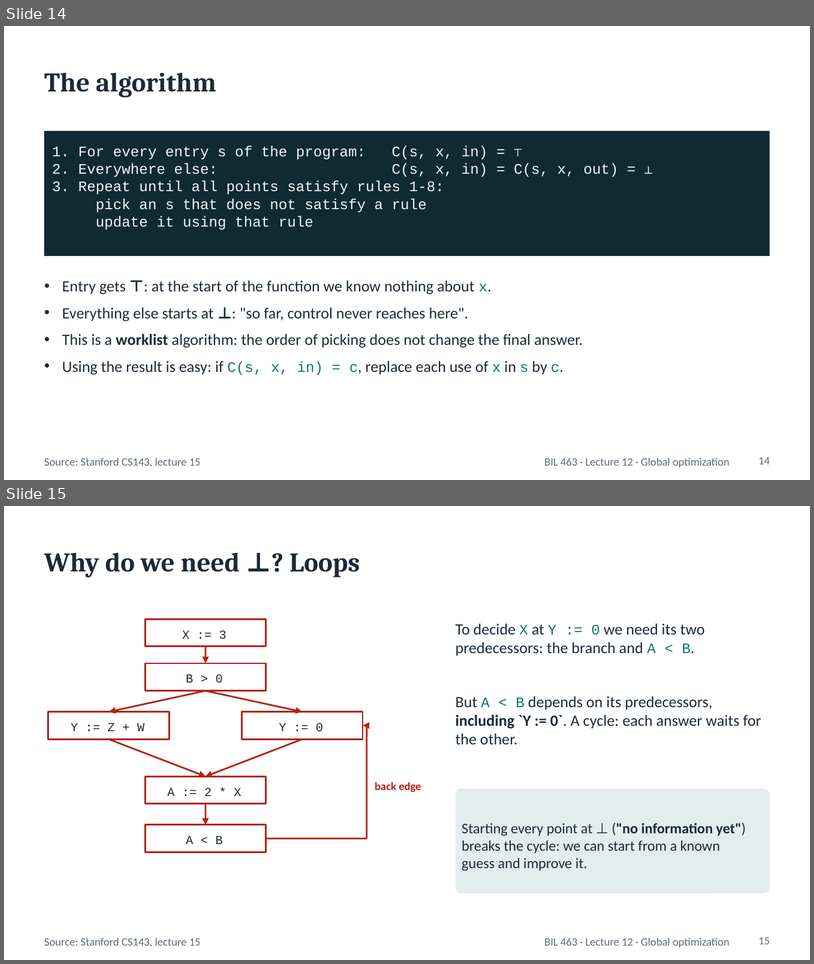
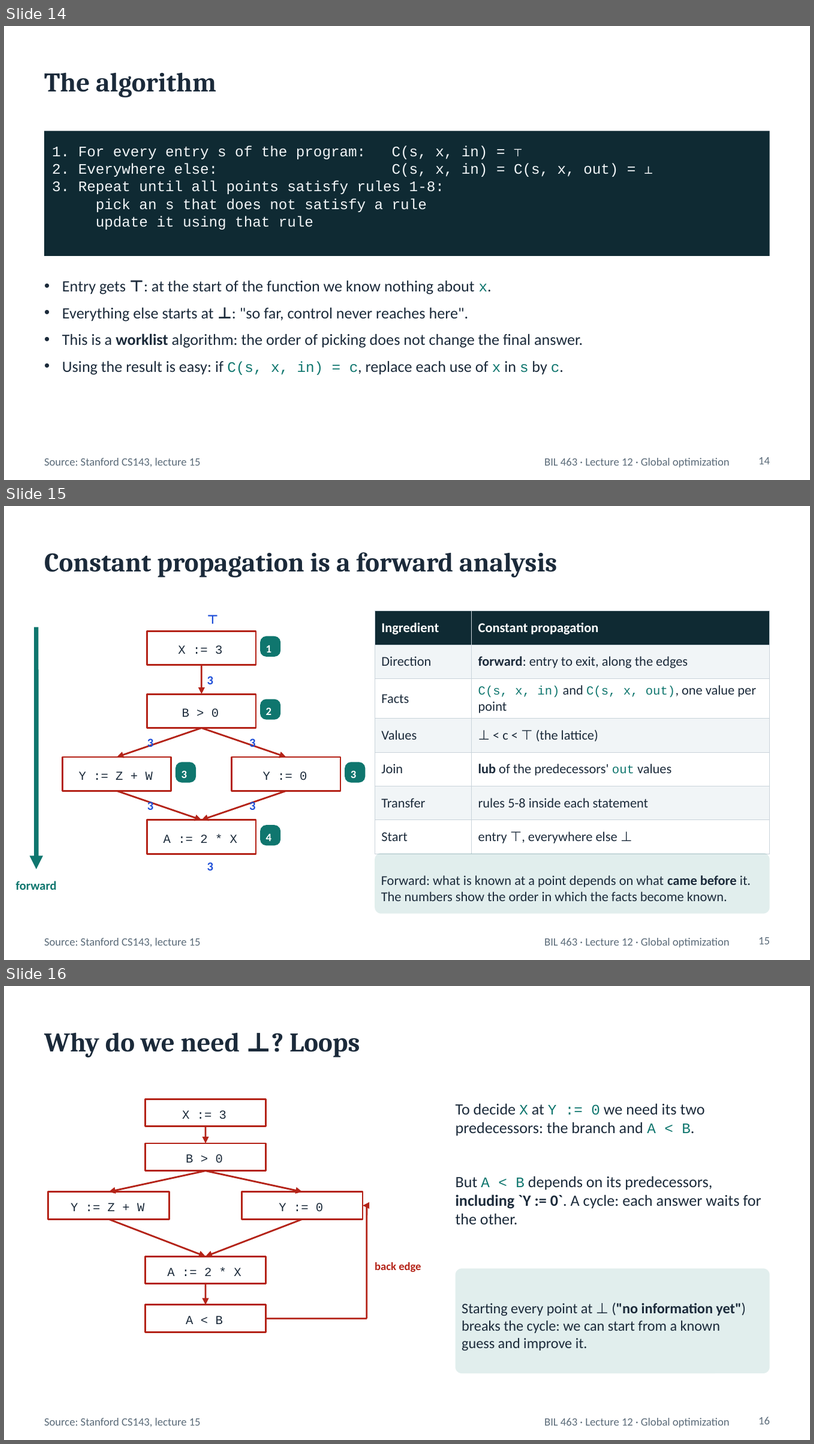
Before and after one commit to adaskin/compiler-course, a slide deck: lecture-notes/12-global-optimization.pptx. Shown one above the other, each under a label of ours: slides 14 and 15 before the commit, slides 14, 15 and 16 after it. The pictures are 814x964 and 814x1444 pixels, drawn with LibreOffice and Linux fonts; fonts in the diff are those of the drawing. Boxes give left, top, right and bottom in pixels: in the first picture for what was removed or moved away, otherwise in the second. Text is boxed around its words. In the diff, an @@ line names an element or a change of style, - is before the commit and + after.

```diff
--- a/lecture-notes/12-global-optimization.pptx
+++ b/lecture-notes/12-global-optimization.pptx
@@ slide 15 added at (4, 506, 810, 960), background #FFFFFF; not listed: 1 template element that a slide beside it also shows @@
@@ title added at (44, 552, 557, 577), 24 pt, text #1B2A3A, bold @@
+Constant propagation is a forward analysis
@@ text added at (207, 609, 257, 628), 11 pt, text #1D4ED8, bold @@
+⊤
@@ table added at (375, 611, 770, 846), 7 rows, 2 columns @@
+Ingredient | Constant propagation
+Direction | forward: entry to exit, along the edges
+Facts | C(s, x, in) and C(s, x, out), one value per point
+Values | ⊥ < c < ⊤ (the lattice)
+Join | lub of the predecessors' out values
+Transfer | rules 5-8 inside each statement
+Start | entry ⊤, everywhere else ⊥
@@ arrow added from (36, 627) to (36, 869), #0F766E 4 pt @@
@@ rectangle added at (147, 631, 255, 665), fill #FFFFFF, outline #B42318 1.5 pt, 11 pt, text #1B2A3A @@
+X := 3
@@ rounded rectangle added at (261, 637, 281, 656), fill #0F766E, outline #0F766E 1 pt, 10 pt, text #FFFFFF, bold @@
+1
@@ arrow added from (201, 665) to (201, 694), #B42318 1.5 pt @@
@@ text added at (207, 676, 213, 684), 11 pt, text #1D4ED8, bold @@
+3
@@ rectangle added at (147, 694, 255, 728), fill #FFFFFF, outline #B42318 1.5 pt, 11 pt, text #1B2A3A @@
+B > 0
@@ rounded rectangle added at (261, 700, 281, 719), fill #0F766E, outline #0F766E 1 pt, 10 pt, text #FFFFFF, bold @@
+2
@@ arrow added from (201, 728) to (117, 757), #B42318 1.5 pt @@
@@ text added at (147, 738, 153, 747), 11 pt, text #1D4ED8, bold @@
+3
@@ arrow added from (201, 728) to (286, 757), #B42318 1.5 pt @@
@@ text added at (249, 738, 255, 747), 11 pt, text #1D4ED8, bold @@
+3
@@ rectangle added at (62, 757, 171, 790), fill #FFFFFF, outline #B42318 1.5 pt, 11 pt, text #1B2A3A @@
+Y := Z + W
@@ rectangle added at (232, 757, 341, 790), fill #FFFFFF, outline #B42318 1.5 pt, 11 pt, text #1B2A3A @@
+Y := 0
@@ rounded rectangle added at (176, 762, 195, 782), fill #0F766E, outline #0F766E 1 pt, 10 pt, text #FFFFFF, bold @@
+3
@@ rounded rectangle added at (346, 762, 365, 782), fill #0F766E, outline #0F766E 1 pt, 10 pt, text #FFFFFF, bold @@
+3
@@ arrow added from (117, 790) to (201, 820), #B42318 1.5 pt @@
@@ arrow added from (286, 790) to (201, 820), #B42318 1.5 pt @@
@@ text added at (147, 800, 153, 810), 11 pt, text #1D4ED8, bold @@
+3
@@ text added at (249, 800, 255, 810), 11 pt, text #1D4ED8, bold @@
+3
@@ rectangle added at (147, 820, 255, 853), fill #FFFFFF, outline #B42318 1.5 pt, 11 pt, text #1B2A3A @@
+A := 2 * X
@@ rounded rectangle added at (261, 825, 281, 844), fill #0F766E, outline #0F766E 1 pt, 10 pt, text #FFFFFF, bold @@
+4
@@ text added at (207, 862, 213, 870), 11 pt, text #1D4ED8, bold @@
+3
@@ rounded rectangle added at (375, 853, 770, 913), fill #0F766E at 12% opacity, 12 pt, text #1B2A3A @@
+Forward: what is known at a point depends on what came before it. The numbers show the order in which the facts become known.
@@ text added at (16, 880, 57, 889), 11 pt, text #0F766E, bold @@
+forward
@@ text added at (44, 937, 201, 946), 10 pt, text #5B6B79 @@
+Source: Stanford CS143, lecture 15
@@ page number added at (759, 937, 770, 944), 10 pt, text #5B6B79 @@
+15
@@ what was slide 15 is now slide 16 @@
@@ page number at (759, 1416, 770, 1424): text changed @@
-15
+16
```
Also in this commit, not shown: 1 other file.
